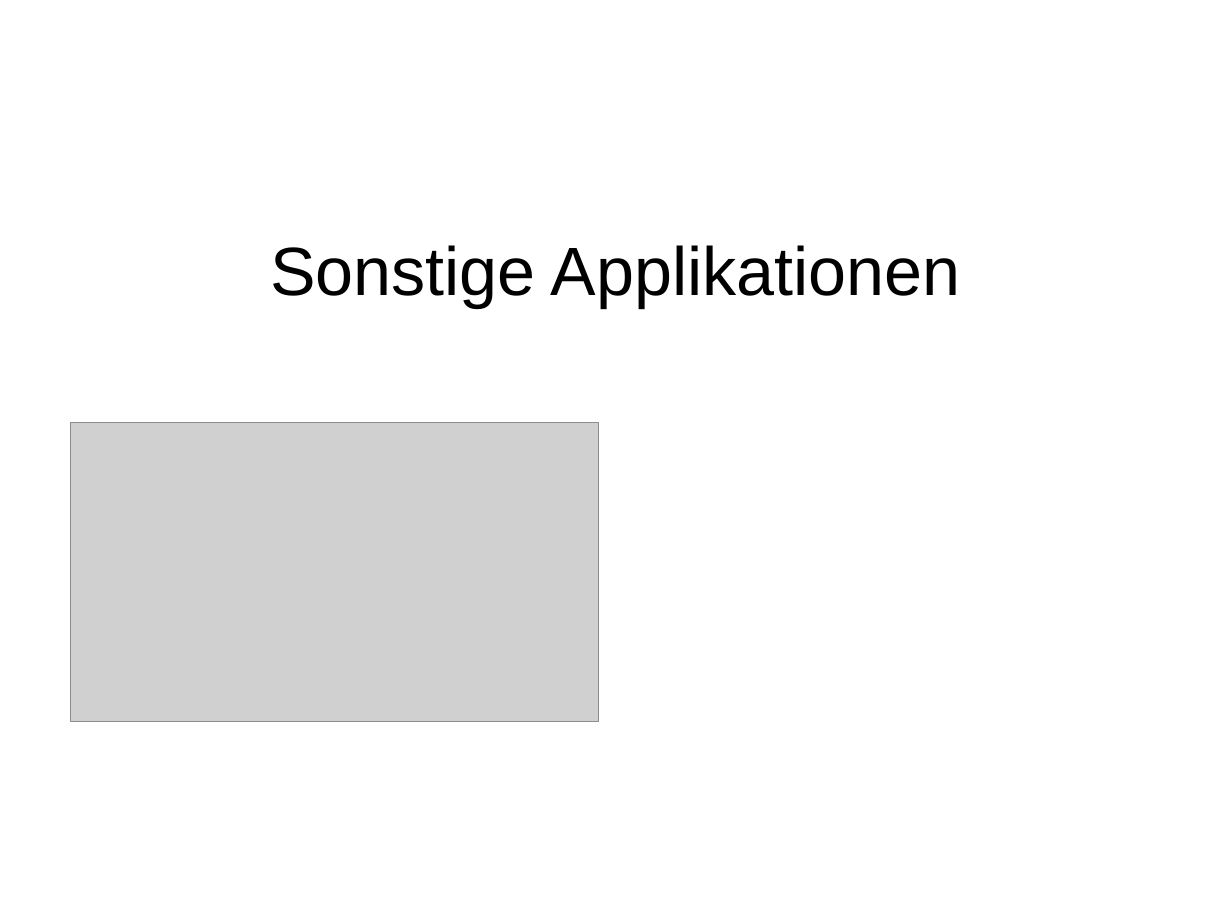
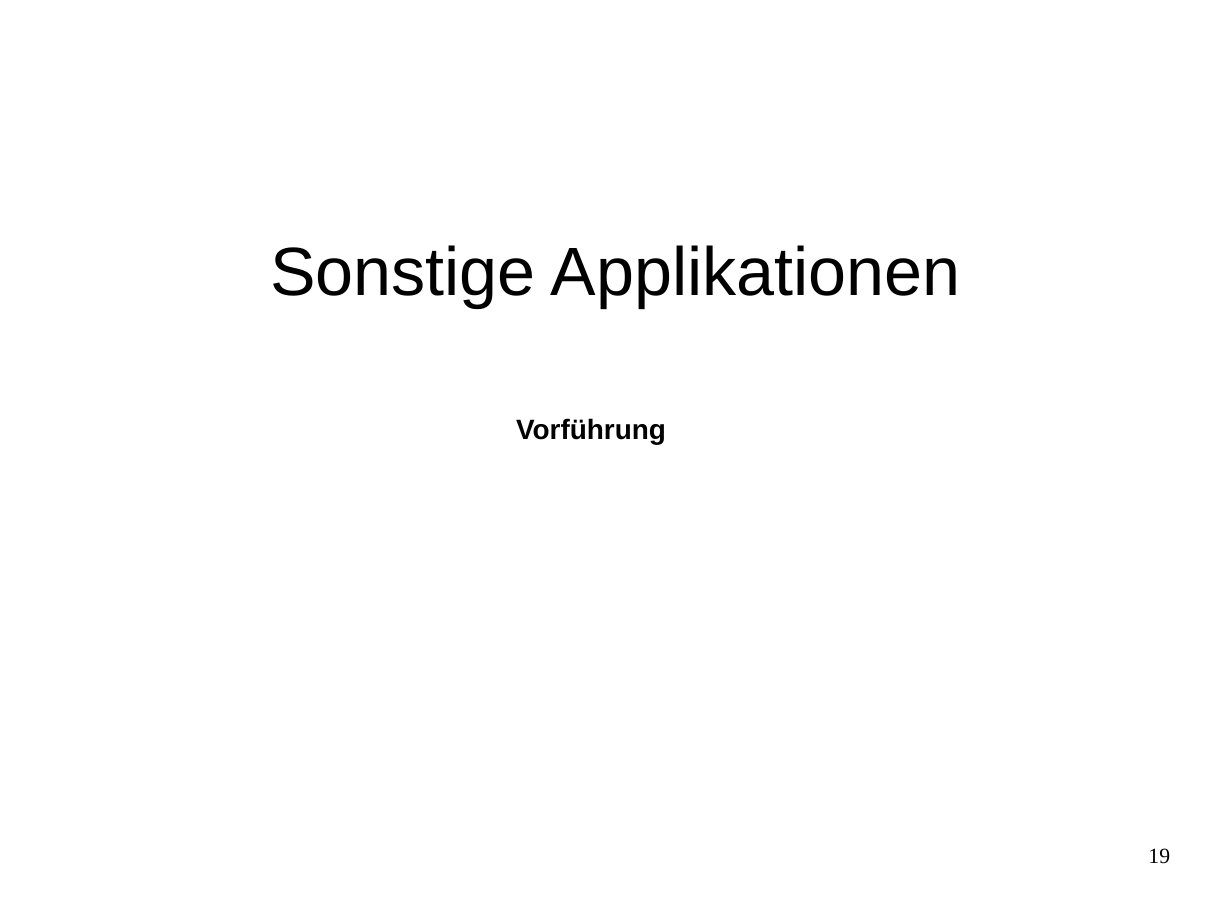
Before and after one commit to Smart-Minotaur/nxt_minotaur, a slide deck: slide 19 of doc/Präsentation.odp (slide 20 before the commit). Drawn at 1232x924 pixels with LibreOffice and Linux fonts; fonts in the diff are those of the drawing; grey boxes stand for pictures. Boxes give left, top, right and bottom in pixels: in the first picture for what was removed or moved away, otherwise in the second. Text is boxed around its words. In the diff, an @@ line names an element or a change of style, - is before the commit and + after.

```diff
--- a/doc/Präsentation.odp
+++ b/doc/Präsentation.odp
@@ text added at (516, 418, 666, 445), 18 pt, text #000000, bold @@
+Vorführung
@@ picture removed at (70, 423, 598, 722) @@
@@ page number added at (1148, 848, 1170, 864), 14 pt, text #000000 @@
+19
```
Also in this commit, not shown: 18 other slides changed, 6 slides added, 3 slides removed.
